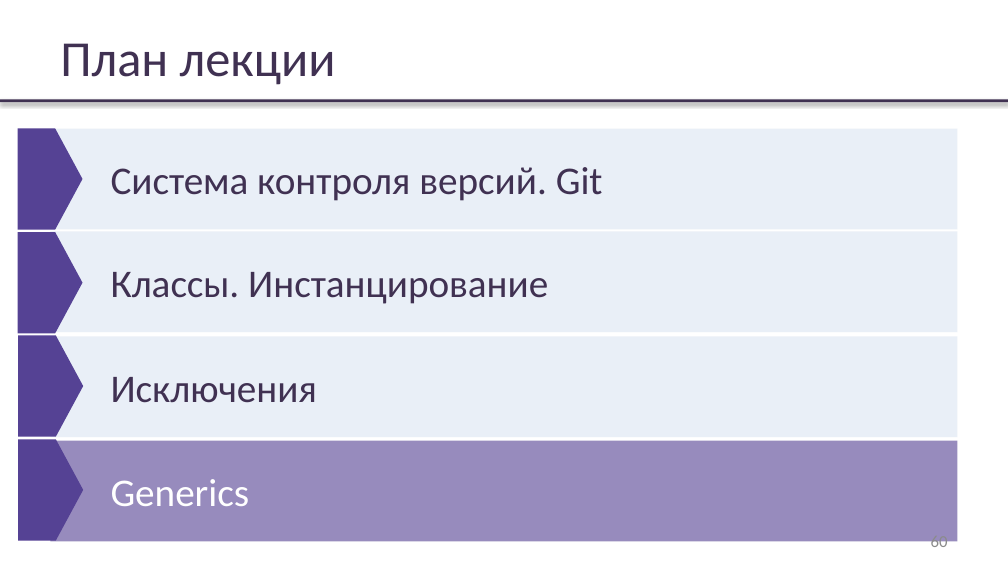
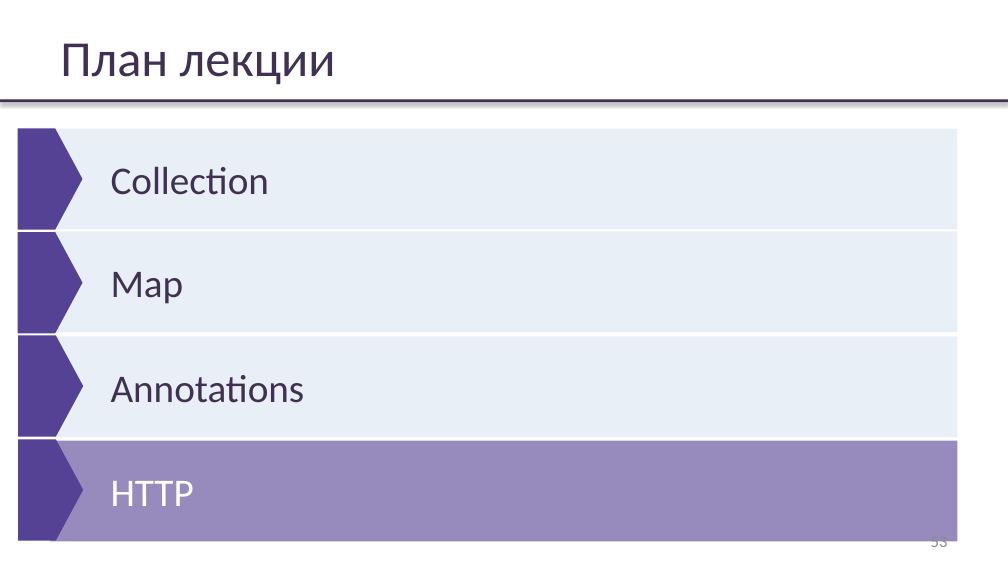
Before and after one commit to rybalkinsd/atom, a slide deck: slide 53 of lecture3/presentation/lecture03.pptx (slide 60 before the commit). Drawn at 1008x567 pixels with LibreOffice and Linux fonts; fonts in the diff are those of the drawing; background and template pictures are left out. Boxes give left, top, right and bottom in pixels: in the first picture for what was removed or moved away, otherwise in the second. Text is boxed around its words. In the diff, an @@ line names an element or a change of style, - is before the commit and + after.

```diff
--- a/lecture3/presentation/lecture03.pptx
+++ b/lecture3/presentation/lecture03.pptx
@@ text in rectangle at (111, 166, 270, 195): text changed @@
-Система контроля версий. Git
+Collection
@@ text at (111, 272, 184, 304): text changed @@
-Классы. Инстанцирование
+Map
@@ text in rectangle at (111, 375, 305, 403): text changed @@
-Исключения
+Annotations
@@ text in rectangle at (111, 481, 194, 506): text changed @@
-Generics
+HTTP
@@ page number at (931, 536, 948, 551): text changed @@
-60
+53
```
Also in this commit, not shown: 9 other slides changed, 13 slides added, 23 slides removed, 1 other file.
